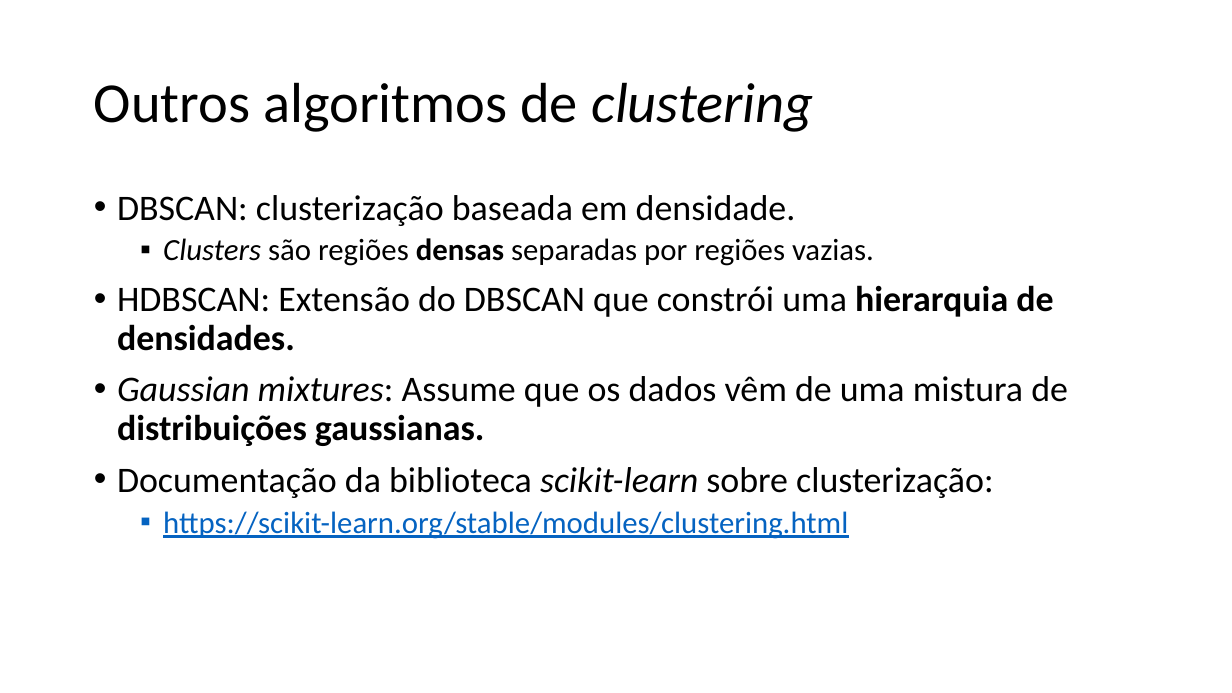
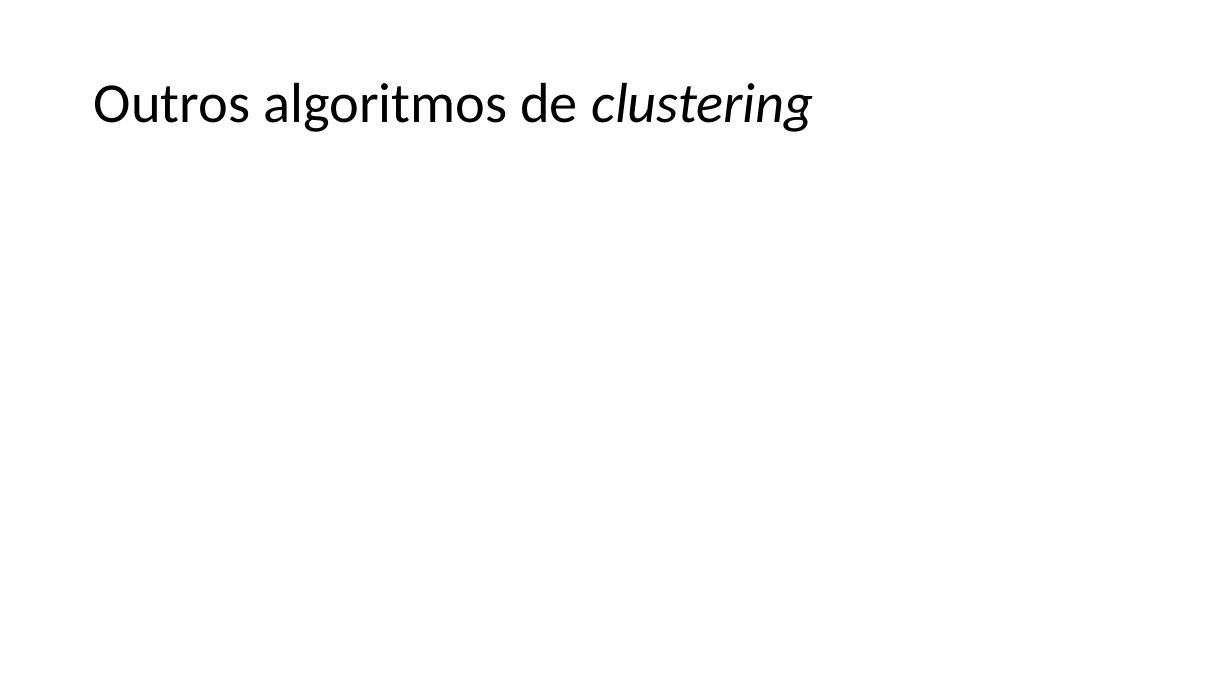
Before and after one commit to zz4fap/c24_inteligencia_artificial, a slide deck: slide 38 of slides/C24_kMeans.pptx (slide 35 before the commit). Drawn at 1232x693 pixels with LibreOffice and Linux fonts; fonts in the diff are those of the drawing; grey boxes stand for pictures. Boxes give left, top, right and bottom in pixels: in the first picture for what was removed or moved away, otherwise in the second. Text is boxed around its words. In the diff, an @@ line names an element or a change of style, - is before the commit and + after.

```diff
--- a/slides/C24_kMeans.pptx
+++ b/slides/C24_kMeans.pptx
@@ text removed at bbox=[117, 195, 1068, 539] @@
-• DBSCAN: clusterização baseada em densidade.
-  ▪ Clusters são regiões densas separadas por regiões vazias.
-• HDBSCAN: Extensão do DBSCAN que constrói uma hierarquia de densidades.
-• Gaussian mixtures: Assume que os dados vêm de uma mistura de distribuições gaussianas.
-• Documentação da biblioteca scikit-learn sobre clusterização:
-  ▪ https://scikit-learn.org/stable/modules/clustering.html
```
Also in this commit, not shown: 11 other slides changed, 5 slides added, 3 other files.
